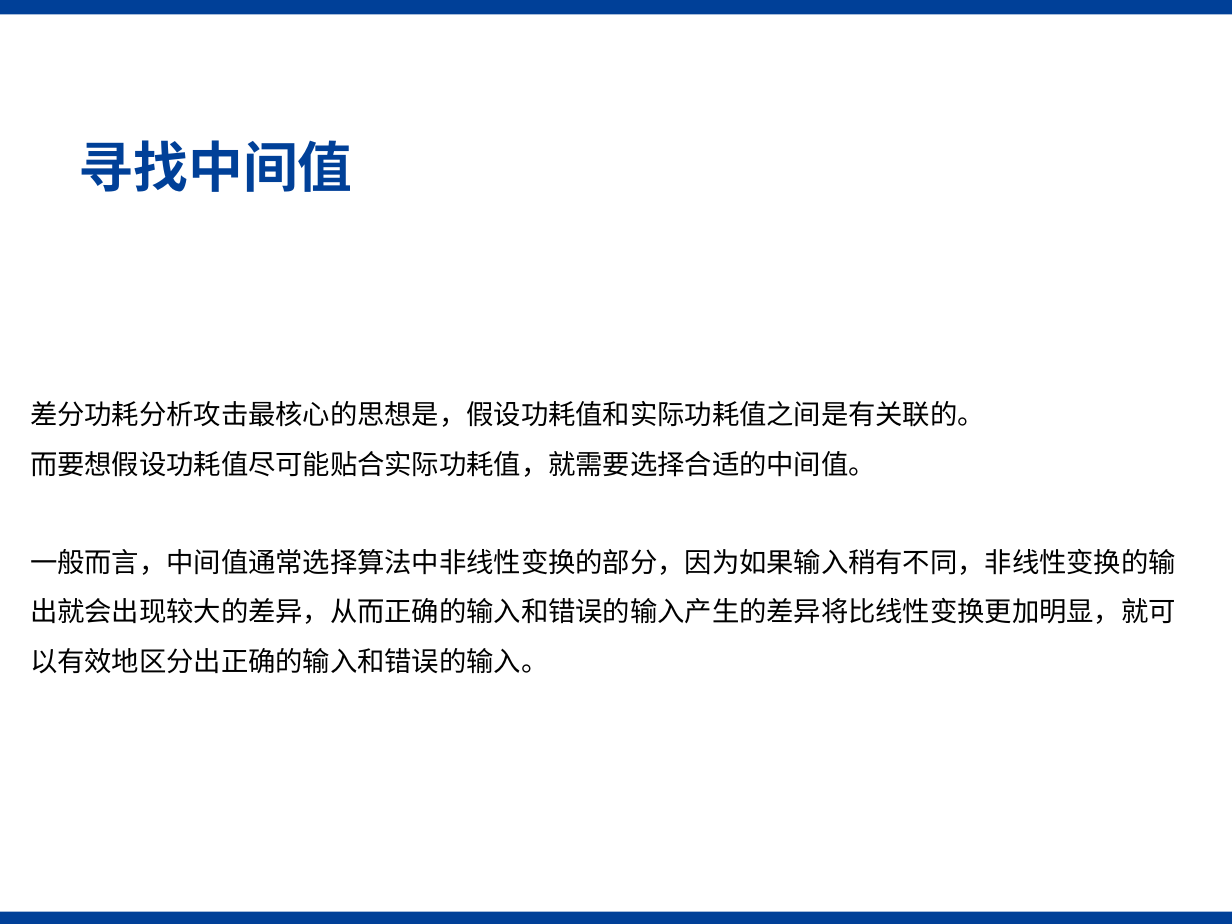
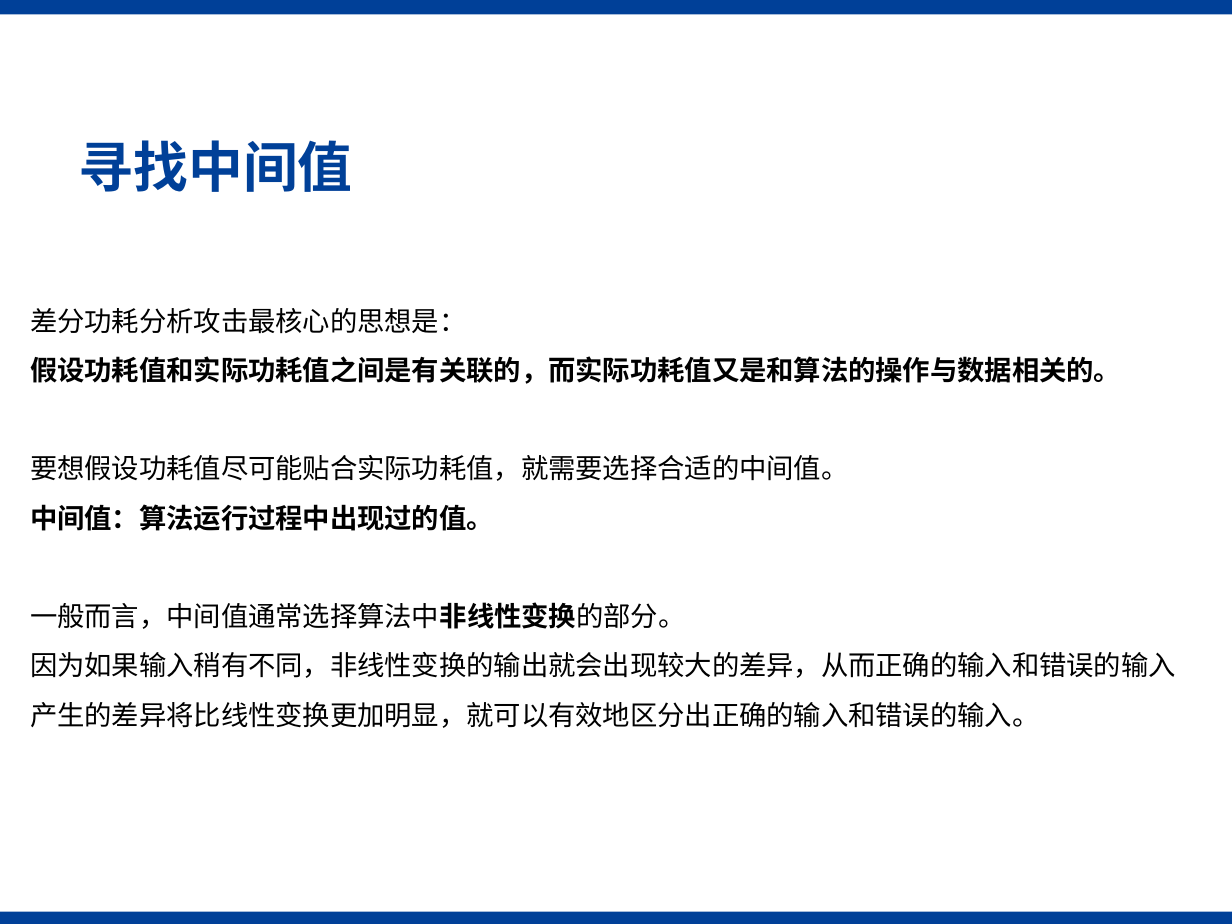
Before and after one commit to Hansimov/zuc-attack, a slide deck: slide 15 of ppt/毕设答辩_于泽汉.pptx. Drawn at 1232x924 pixels with LibreOffice and Linux fonts; fonts in the diff are those of the drawing; background and template pictures are left out. Boxes give left, top, right and bottom in pixels: in the first picture for what was removed or moved away, otherwise in the second. Text is boxed around its words. In the diff, an @@ line names an element or a change of style, - is before the commit and + after.

Commit message:
^ Improve ppt

```diff
--- a/ppt/毕设答辩_于泽汉.pptx
+++ b/ppt/毕设答辩_于泽汉.pptx
@@ text at box(30, 308, 1176, 728): text changed @@
-差分功耗分析攻击最核心的思想是，假设功耗值和实际功耗值之间是有关联的。
-而要想假设功耗值尽可能贴合实际功耗值，就需要选择合适的中间值。
-一般而言，中间值通常选择算法中非线性变换的部分，因为如果输入稍有不同，非线性变换的输出就会出现较大的差异，从而正确的输入和错误的输入产生的差异将比线性变换更加明显，就可以有效地区分出正确的输入和错误的输入。
+差分功耗分析攻击最核心的思想是：
+假设功耗值和实际功耗值之间是有关联的，而实际功耗值又是和算法的操作与数据相关的。
+要想假设功耗值尽可能贴合实际功耗值，就需要选择合适的中间值。
+中间值：算法运行过程中出现过的值。
+一般而言，中间值通常选择算法中非线性变换的部分。
+因为如果输入稍有不同，非线性变换的输出就会出现较大的差异，从而正确的输入和错误的输入产生的差异将比线性变换更加明显，就可以有效地区分出正确的输入和错误的输入。
```
